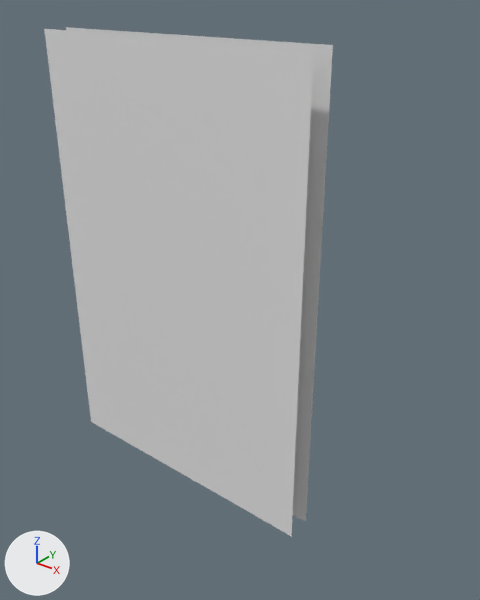
The FBX model Afterlife Gen 2/Assets/Art/Modular Kits/Mansion/Kit New/Wall_Single_02.fbx as it was, and as the next commit left it.
One viewpoint serves both versions: a 50 mm camera at (-1.93, 3.62, 3.29) aimed at (-4.29, 6.57, 1.46). Every picture has the same lights, and +X, +Y and +Z are marked at lower left. Where no turn or scale is listed for an object, it has been applied to the vertices.

Before the edit, the objects in view are built like this:
```python
me_plane_003 = bpy.data.meshes.new('Plane.003')
me_plane_003.from_pydata([(0.0, 0.0, 0.0), (2.0, 0.0, 0.0), (0.0, 0.0, 3.0), (2.0, 0.0, 3.0), (0.0, -0.17, 0.0), (2.0, -0.17, 0.0), (0.0, -0.17, 3.0), (2.0, -0.17, 3.0)], [], [(0, 2, 3, 1), (4, 5, 7, 6)])
ob_wall_single_02 = bpy.data.objects.new('Wall_Single_02', me_plane_003)
ob_wall_single_02.location = (-5.695, 6.538, 0.0)
```
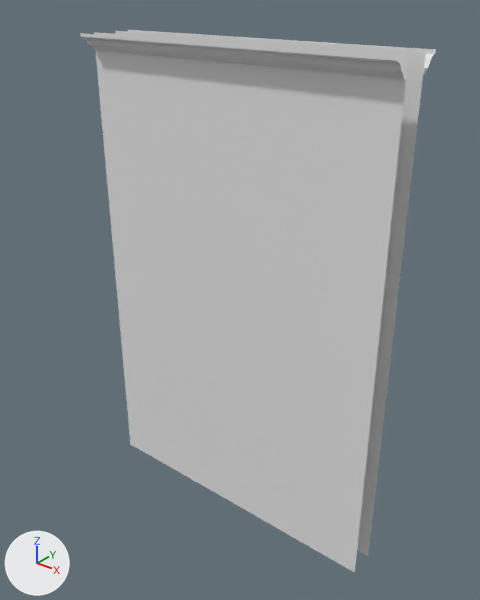
Where the change shows, as pixel boxes [x1, y1, x2, y2] in the pictures (480 x 600 px):
'Wall_Single_02', reshaped, moved (23% wider, 6% taller): before [44, 27, 333, 537]; after [80, 30, 436, 573]
part 1 of me_plane_003, added: after [128, 30, 436, 74]
part 2 of me_plane_003, added: after [80, 33, 406, 79]

Edits to the bpy script that builds the scene:
```text
Change me_plane_003:
    used by ob_wall_single_02; location = (-5.695, 6.538, 0.0)
    remove me_plane_003.from_pydata(...)  # 8 vertices, 2 faces; spans x 0.0..2.0, y -0.17..0.0, z 0.0..3.0
    add me_plane_003.from_pydata(...)  # 64 vertices, 28 faces; spans x 0.0..2.0, y -0.27..0.1, z 0.0..3.0
    me_plane_003 part 1: a new loose piece of 28 vertices spanning x 0.0..2.0, y 0.0..0.1, z 2.9..3.0
    me_plane_003 part 2: a new loose piece of 28 vertices spanning x 0.0..2.0, y -0.27..-0.17, z 2.9..3.0
    me_plane_003 part 3: the surface is now shaded smooth
Change ob_wall_single_02:
    ob_wall_single_02.location: (-5.695, 6.538, 0.0) -> (-5.224, 6.538, 0.0)
```
